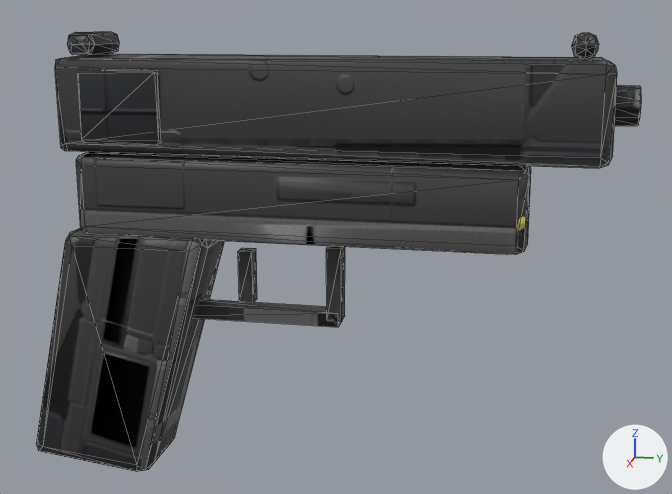
The FBX model Assets/Exports/WeaponPistol/SM_WeaponPistol_LOD1.fbx, before and after one commit.
The view is the same before and after, from a 50 mm camera at (0.318, 0.072, 0.169) aimed at (-0.003, 0.008, 0.089). Arrows for +X, +Y and +Z are at lower right; the lights stay in place. The older version comes first. Mesh edges are drawn as thin lines.

Before the edit, the objects in view are built like this:
```python
me_cube_008 = bpy.data.meshes.new('Cube.008')
me_cube_008.from_pydata(...)  # 255 vertices, 470 faces; spans x -0.016..0.016, y -0.108..0.108, z 0.0..0.165
me_cube_008.materials.append(mat_m_weaponpistol)
ob_sm_weaponpistol_lod1 = bpy.data.objects.new('SM_WeaponPistol_LOD1', me_cube_008)
ob_sm_weaponpistol_lod1.location = (0.0, 0.0, 0.0)
```
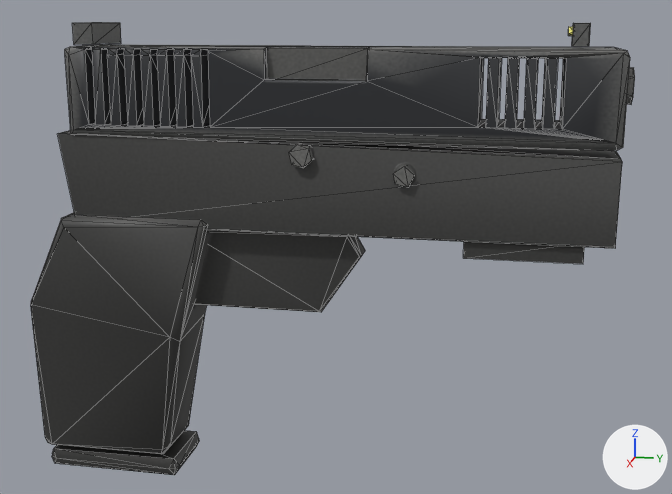
Where the change shows, as pixel boxes (x1, y1, x2, y2) in the pictures (672 x 494 px):
'SM_WeaponPistol_LOD1', reshaped
    before: (36, 31, 642, 472)
    after: (31, 22, 635, 475)
part 1 of me_cube_008, added
    after: (267, 47, 368, 80)
part 2 of me_cube_008, added
    after: (463, 241, 584, 264)
part 3 of me_cube_008, added
    after: (72, 22, 121, 44)
part 4 of me_cube_008, added
    after: (572, 23, 591, 46)
part 5 of me_cube_008, rebuilt
    before: (36, 228, 224, 472)
    after: (31, 212, 212, 454)
part 6 of me_cube_008, rebuilt (24% wider, 14% taller)
    before: (76, 152, 531, 255)
    after: (58, 130, 622, 248)
part 7 of me_cube_008, rebuilt (8% shorter)
    before: (55, 53, 617, 168)
    after: (65, 44, 630, 150)
part 8 of me_cube_008, added
    after: (52, 430, 199, 475)
part 9 of me_cube_008, added
    after: (195, 230, 365, 312)
part 10 of me_cube_008, added
    after: (627, 67, 635, 104)
part 11 of me_cube_008, deleted
    before: (67, 31, 120, 54)
part 12 of me_cube_008, deleted
    before: (78, 69, 160, 145)
part 13 of me_cube_008, deleted
    before: (326, 246, 345, 322)
part 14 of me_cube_008, deleted
    before: (238, 248, 257, 303)
part 15 of me_cube_008, reshaped
    before: (572, 32, 642, 126)
    after: (568, 27, 573, 36)
part 16 of me_cube_008, added
    after: (289, 143, 415, 187)
part 17 of me_cube_008, deleted
    before: (195, 299, 341, 327)

The change, as a diff of the scene's bpy script:
```diff
--- a/Assets/Exports/WeaponPistol/SM_WeaponPistol_LOD1.fbx.py
+++ b/Assets/Exports/WeaponPistol/SM_WeaponPistol_LOD1.fbx.py
@@ me_cube_008 @@
 # used by ob_sm_weaponpistol_lod1; location = (0.0, 0.0, 0.0)
-me_cube_008.from_pydata(...)  # 255 vertices, 470 faces; spans x -0.016..0.016, y -0.108..0.108, z 0.0..0.165
+me_cube_008.from_pydata(...)  # 347 vertices, 690 faces; spans x -0.015..0.015, y -0.106..0.106, z 0.0..0.168
+# me_cube_008 part 1: a new loose piece, a box spanning x -0.006..0.01, y -0.013..0.021, z 0.148..0.16, in mat_m_weaponpistol
+# me_cube_008 part 2: a new loose piece, a box spanning x -0.0097..0.0097, y 0.0543..0.0937, z 0.0903..0.0977, in mat_m_weaponpistol
+# me_cube_008 part 3: a new loose piece, a box spanning x -0.0117..0.0117, y -0.0817..-0.0743, z 0.1603..0.1677, in mat_m_weaponpistol
+# me_cube_008 part 4: a new loose piece, a box spanning x -0.0022..0.0022, y 0.0863..0.0917, z 0.1603..0.1677, in mat_m_weaponpistol
+# me_cube_008 part 5: the loose piece of 48 vertices spanning x -0.016..0.016, y -0.108..-0.036, z 0.0..0.094 is rebuilt with 40 vertices and now spans x -0.015..0.015, y -0.106..-0.035, z 0.008..0.1
+# me_cube_008 part 6: the loose piece of 42 vertices spanning x -0.014..0.014, y -0.085..0.075, z 0.092..0.122 is rebuilt with 16 vertices and now spans x -0.012..0.012, y -0.09..0.104, z 0.096..0.129
+# me_cube_008 part 7: the loose piece of 40 vertices spanning x -0.015..0.015, y -0.09..0.1, z 0.122..0.156 is rebuilt with 166 vertices and now spans x -0.013..0.013, y -0.086..0.104, z 0.128..0.16
+# me_cube_008 part 8: a new loose piece of 22 vertices spanning x -0.014..0.014, y -0.102..-0.05, z 0.0..0.008, in mat_m_weaponpistol
+# me_cube_008 part 9: a new loose piece of 20 vertices spanning x -0.006..0.006, y -0.046..0.019, z 0.066..0.096, in mat_m_weaponpistol
+# me_cube_008 part 10: a new loose piece of 14 vertices spanning x -0.006..0.006, y 0.098..0.106, z 0.142..0.154, in mat_m_weaponpistol
+# me_cube_008 part 11: the loose piece of 28 vertices spanning x -0.013..0.013, y -0.085..-0.074, z 0.156..0.164 is deleted
+# me_cube_008 part 12: the loose piece of 23 vertices spanning x -0.016..0.016, y -0.079..-0.05, z 0.127..0.152 is deleted
+# me_cube_008 part 13: the loose piece of 8 vertices spanning x -0.004..0.004, y 0.006..0.011, z 0.063..0.09 is deleted
+# me_cube_008 part 14: the loose piece of 8 vertices spanning x -0.003..0.003, y -0.027..-0.022, z 0.068..0.087 is deleted
+# me_cube_008 part 15: 49 vertices removed from x -0.007..0.007, y 0.086..0.108, z 0.135..0.165; 7 vertices added at x -0.002..0.002, y 0.085..0.087, z 0.164..0.167
+# me_cube_008 part 16: 29 vertices added at x -0.014..0.014, y -0.034..0.038, z 0.074..0.128
+# me_cube_008 part 17: 8 vertices removed from x -0.004..0.004, y -0.059..0.01, z 0.061..0.066
 me_cube_008.materials.append(mat_m_weaponpistol)
```
